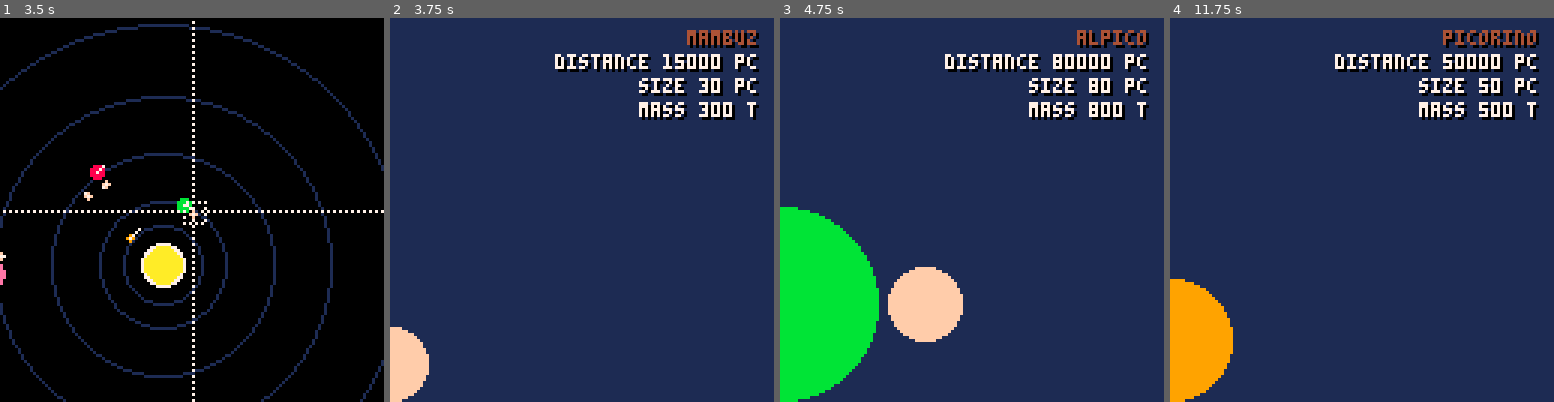
Above: before the commit, frames 1-4 (left to right).
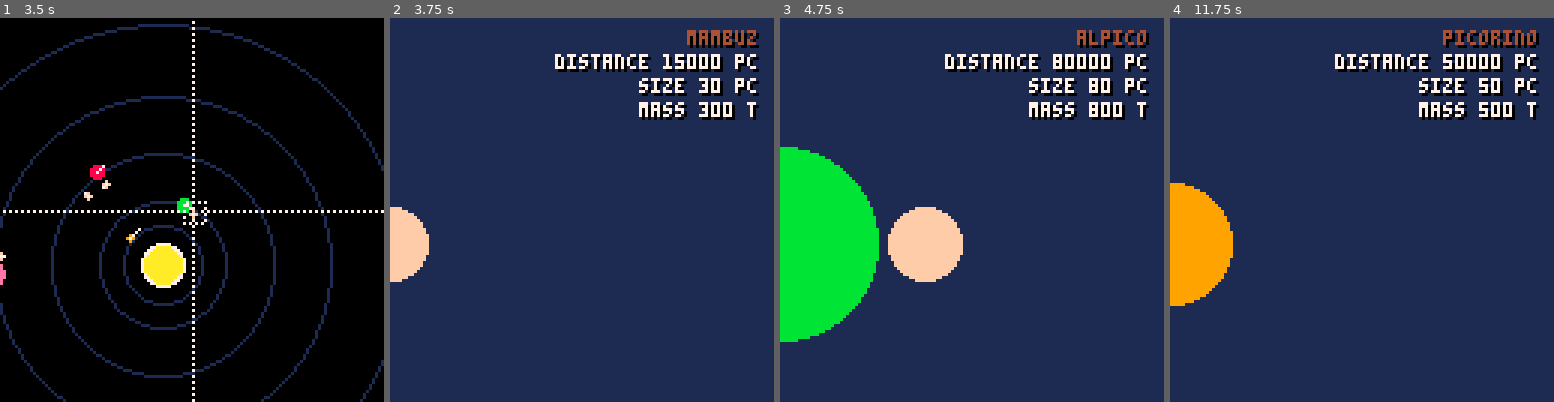
Above: after the commit, the same moments.

Repository: bigbozo/pico-rocket
Game: PICO-8 cartridge rocket.p8
The game is run twice, just before and just after one commit, with the same random seed, the same clock (stepped at 60 frames per second) and the same inputs.
Inputs:
- Up to frame 1 (3.5 s): tap O (Z key) at 0.7, 1.7, 2.1, 2.5, 2.9, 3.3 s; hold Right 1.6-2.1 s; hold Up 2.15-2.42 s; hold Right 2.47-3.03 s; hold Left from 3.08 s (still down)
- Up to frame 2 (3.75 s): release Left at 3.58 s; hold Down from 3.63 s (still down); tap O (Z key) at 3.7 s
- Up to frame 3 (4.75 s): release Down at 3.97 s; hold Right 4.02-4.68 s; tap O (Z key) at 4.1, 4.5 s; hold Up from 4.73 s (still down)
- Up to frame 4 (11.75 s): tap O (Z key) every 0.4 s from 4.9 to 11.7 s; release Up at 5.03 s; hold Left 5.08-5.68 s; hold Down 5.73-6.03 s; hold Right 6.08-6.58 s; hold Right 6.63-7.13 s; hold Up 7.18-7.45 s; hold Right 7.5-8.07 s; hold Left 8.12-8.62 s; hold Down 8.67-9 s; hold Right 9.05-9.72 s; hold Up 9.77-10.07 s; hold Left 10.12-10.72 s; hold Down 10.77-11.07 s; hold Right 11.12-11.62 s

Frame 1 is identical in both runs. In frame 2, 3.1% of the frame differs, in the area x 0-11%, y 49-100%; in frame 3, 13%, in the area x 0-48%, y 33-100%; in frame 4, 7.3%.

Commit message:
Layout-changes Planet-Scene

Diff:
--- a/scenes/planet.lua
+++ b/scenes/planet.lua
@@ -5,25 +5,27 @@
     planet=planets[player.planet]
 
     cls(1)
-    camera(0,0)
+    camera(0,-75)
 
     -- draw the planet
-    circfill(0,127 - planet.size * 4,planet.size * 4,planet.color)
+    circfill(0,0,planet.size * 4,planet.color)
 
+    -- draw the moons of the planet
+    if (planet.children) then
+      local dx=planet.size * 4
+      for moon in all(planet.children) do
+        circfill(dx + moon.size * 4 + 4, 0, moon.size * 4, moon.color)
+        dx = dx + moon.size * 8 + 4
+      end
+    end
+
+    camera()
     -- print the planet datasheet
     printr(planet.name, 4, 4)
     printr("distance " .. planet.r .. "000 pc",12,7)
     printr("size " .. planet.size .. "0 pc", 20,7)
     printr("mass " .. planet.size .. "00 t",  28, 7)
 
-    -- draw the moons of the planet
-    if (planet.children) then
-      local dx=planet.size * 4
-      for moon in all(planet.children) do
-       circfill(dx + moon.size * 4 + 4, 127-planet.size*4, moon.size * 4, moon.color)
-        dx = dx + moon.size * 8 + 4
-      end
-    end
 
   end,
 
